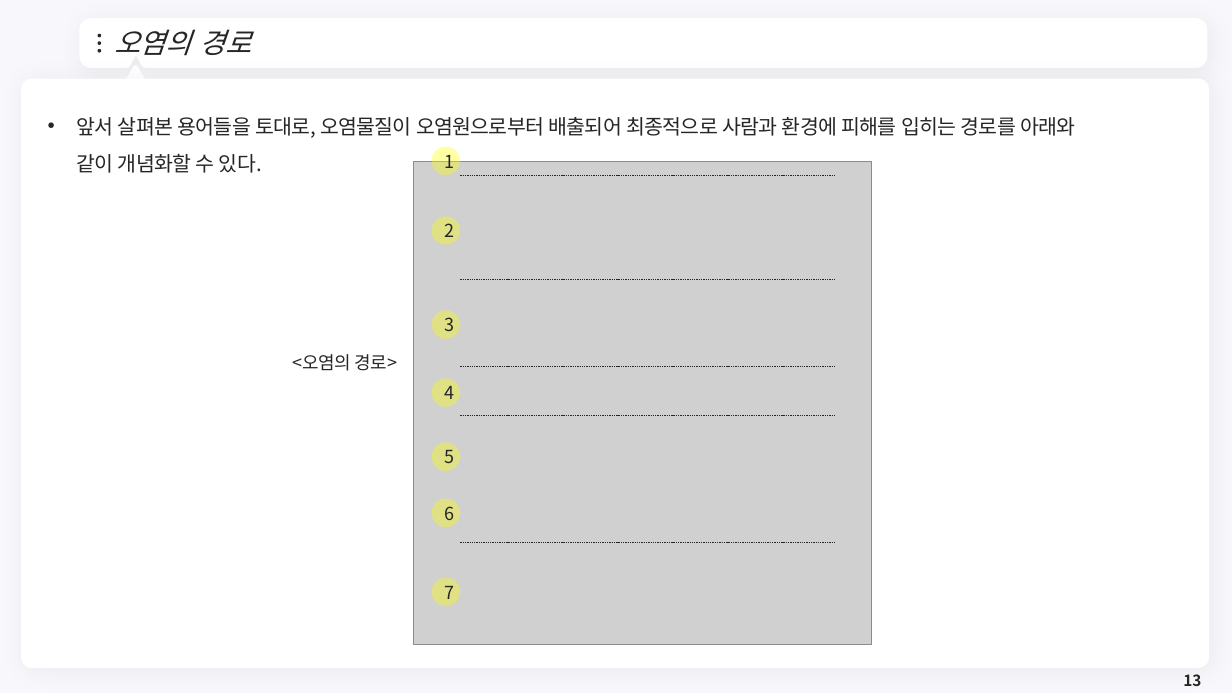
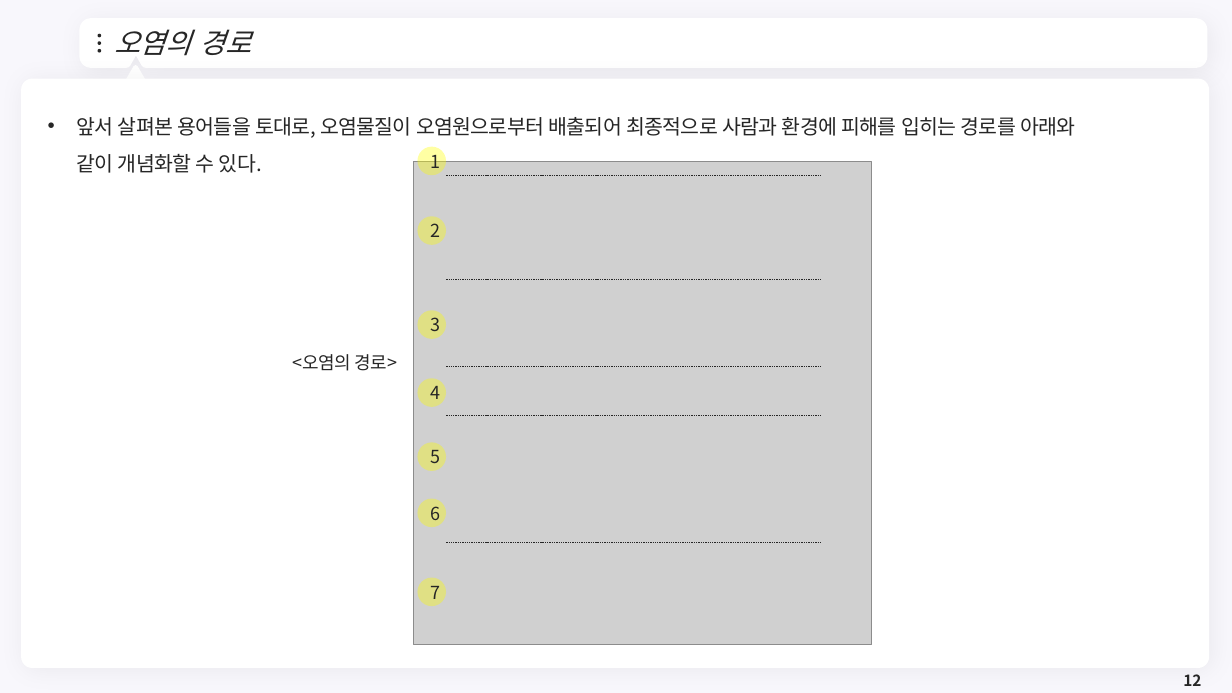
Before and after one commit to meandthey/Teaching, a slide deck: slide 12 of 환경경제학/2026-1/환경경제학_Chapter_02.pptx (slide 13 before the commit). Drawn at 1232x693 pixels with LibreOffice and Linux fonts; fonts in the diff are those of the drawing; grey boxes stand for pictures; background and template pictures are left out. Boxes give left, top, right and bottom in pixels: in the first picture for what was removed or moved away, otherwise in the second. Text is boxed around its words. In the diff, an @@ line names an element or a change of style, - is before the commit and + after.

```diff
--- a/환경경제학/2026-1/환경경제학_Chapter_02.pptx
+++ b/환경경제학/2026-1/환경경제학_Chapter_02.pptx
@@ 7 ellipses, 5 lines: place and size @@
-7 ellipses, 5 lines at bbox=[432, 147, 836, 606]
+7 ellipses, 5 lines at bbox=[418, 147, 821, 606]
@@ page number at bbox=[1183, 674, 1201, 686]: text changed @@
-13
+12
```
Also in this commit, not shown: 1 other slide changed, 1 slide removed, 11 other files.
